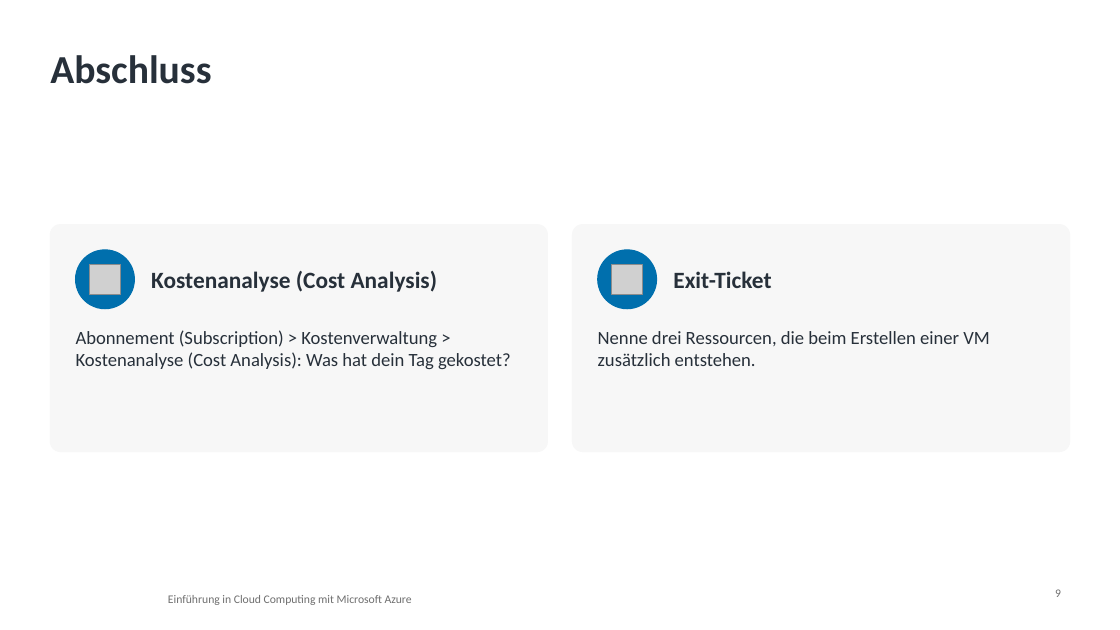
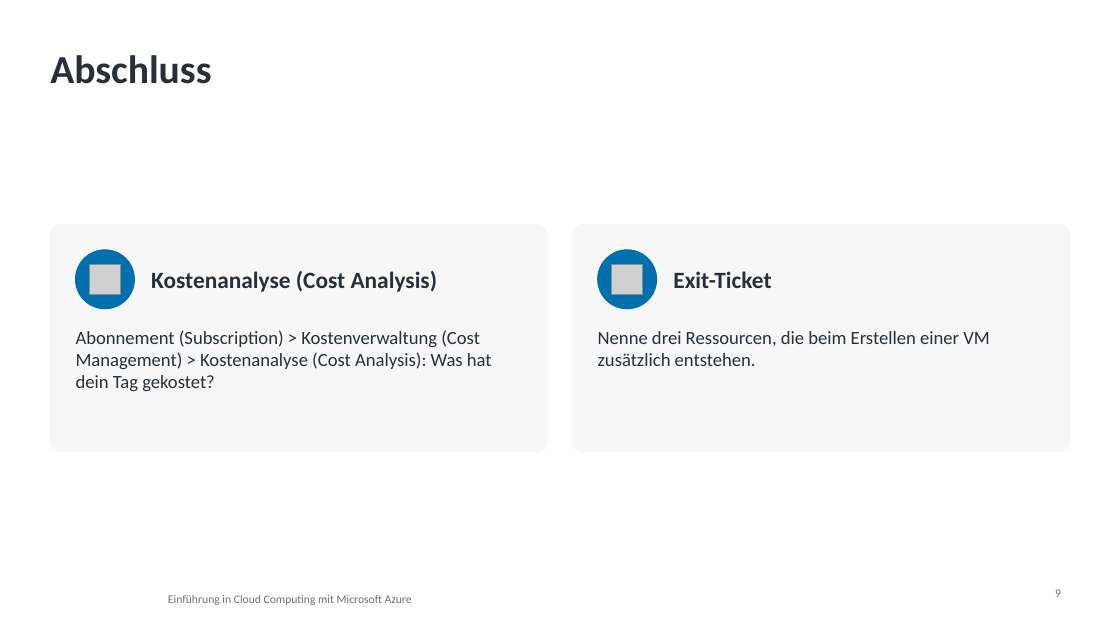
Before and after one commit to pat-teacher/azure-basics-training, a slide deck: slide 9 of praesentationen/tag-3-compute-und-storage.pptx. Drawn at 1120x630 pixels with LibreOffice and Linux fonts; fonts in the diff are those of the drawing; grey boxes stand for pictures; background and template pictures are left out. Boxes give left, top, right and bottom in pixels: in the first picture for what was removed or moved away, otherwise in the second. Text is boxed around its words. In the diff, an @@ line names an element or a change of style, - is before the commit and + after.

```diff
--- a/praesentationen/tag-3-compute-und-storage.pptx
+++ b/praesentationen/tag-3-compute-und-storage.pptx
@@ text at bbox=[76, 330, 492, 391]: text changed @@
-Abonnement (Subscription) > Kostenverwaltung > Kostenanalyse (Cost Analysis): Was hat dein Tag gekostet?
+Abonnement (Subscription) > Kostenverwaltung (Cost Management) > Kostenanalyse (Cost Analysis): Was hat dein Tag gekostet?
```
Also in this commit, not shown: 1 other slide changed, 3 other files.
